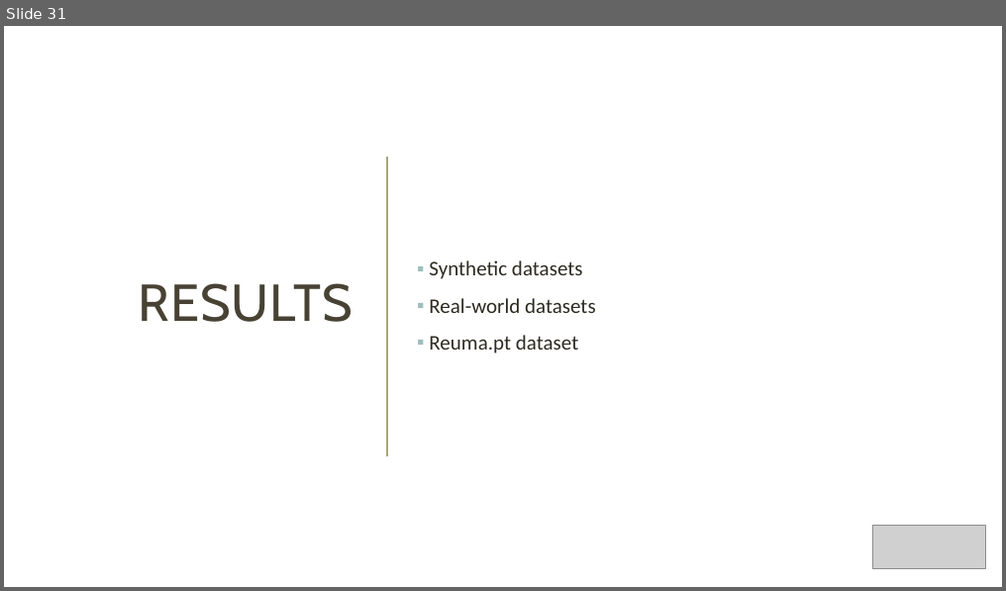
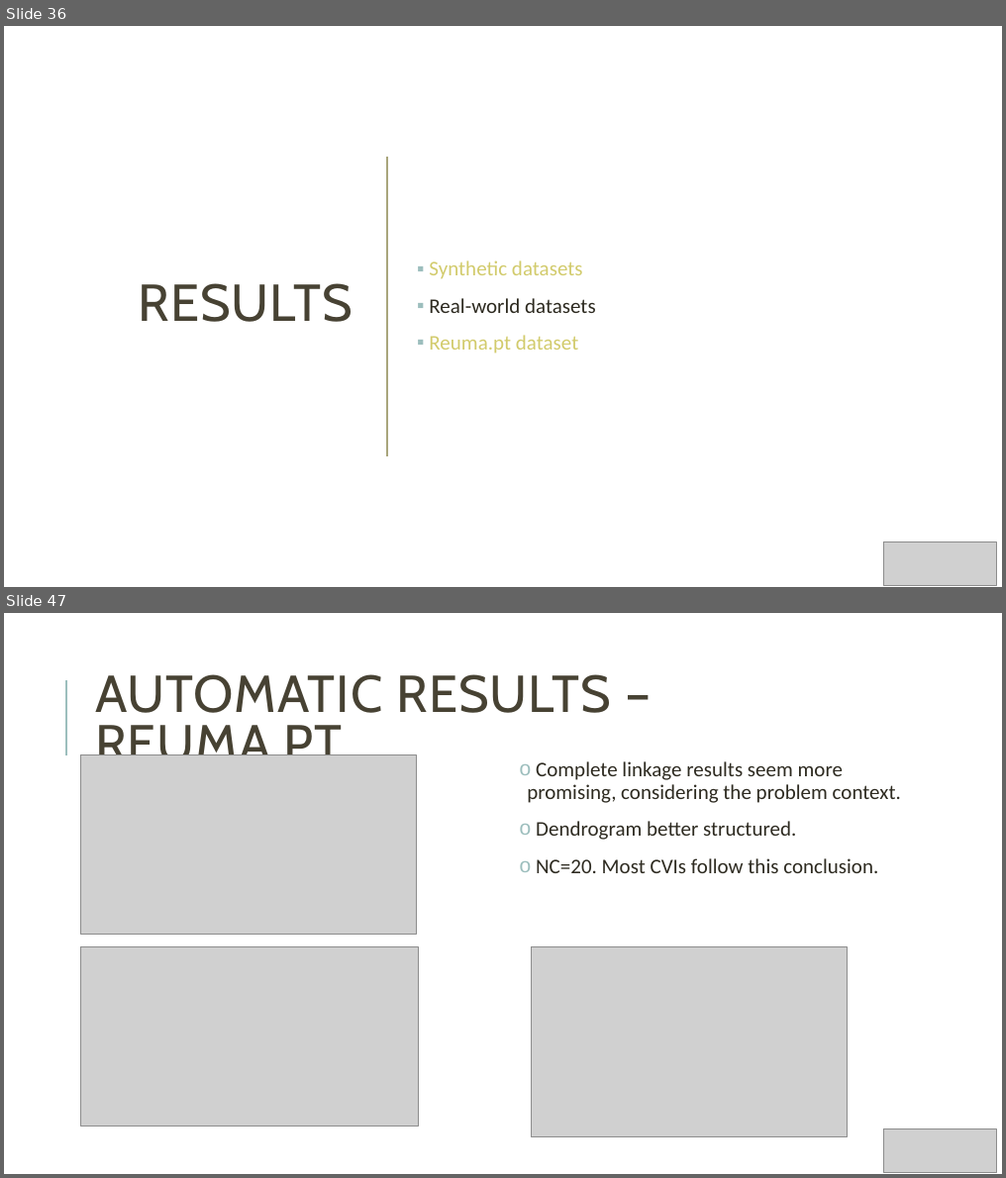
Before and after one commit to Nuno09/MscThesis, a slide deck: Dissertacao/apresentação_tese.pptx. Shown one above the other, each under a label of ours: slide 31 before the commit, slides 36 and 47 after it; the slides between them are not shown. The pictures are 1006x591 and 1006x1178 pixels, drawn with LibreOffice and Linux fonts; fonts in the diff are those of the drawing; grey boxes stand for pictures. Boxes give left, top, right and bottom in pixels: in the first picture for what was removed or moved away, otherwise in the second. Text is boxed around its words. In the diff, an @@ line names an element or a change of style, - is before the commit and + after.

```diff
--- a/Dissertacao/apresentação_tese.pptx
+++ b/Dissertacao/apresentação_tese.pptx
@@ slide 47 added at (4, 613, 1002, 1174), background #FFFFFF @@
@@ line added from (66, 756) to (66, 680), #9CBEBD 1.5 pt @@
@@ title added at (95, 674, 611, 756), 50 pt, text #474233 @@
+AUTOMATIC RESULTS – REUMA.PT
@@ picture added at (80, 756, 417, 934) @@
@@ text added at (527, 761, 901, 873), 20 pt, text #2E2B21 @@
+o Complete linkage results seem more promising, considering the problem context.
+o Dendrogram better structured.
+o NC=20. Most CVIs follow this conclusion.
@@ picture added at (80, 948, 419, 1127) @@
@@ picture added at (531, 948, 846, 1137) @@
@@ picture added at (884, 1130, 997, 1173) @@
@@ what was slide 31 is now slide 36 @@
@@ slide 36 changed as well @@
@@ text at (429, 261, 583, 354): text colour #2E2B21 to #D2CB6C in "Synthetic datasets", "Reuma.pt dataset" @@
@@ picture: place and size @@
-picture at (873, 525, 986, 569)
+picture at (884, 543, 997, 586)
```
Also in this commit, not shown: 29 other slides changed, 23 other slides added, 2 slides removed.
